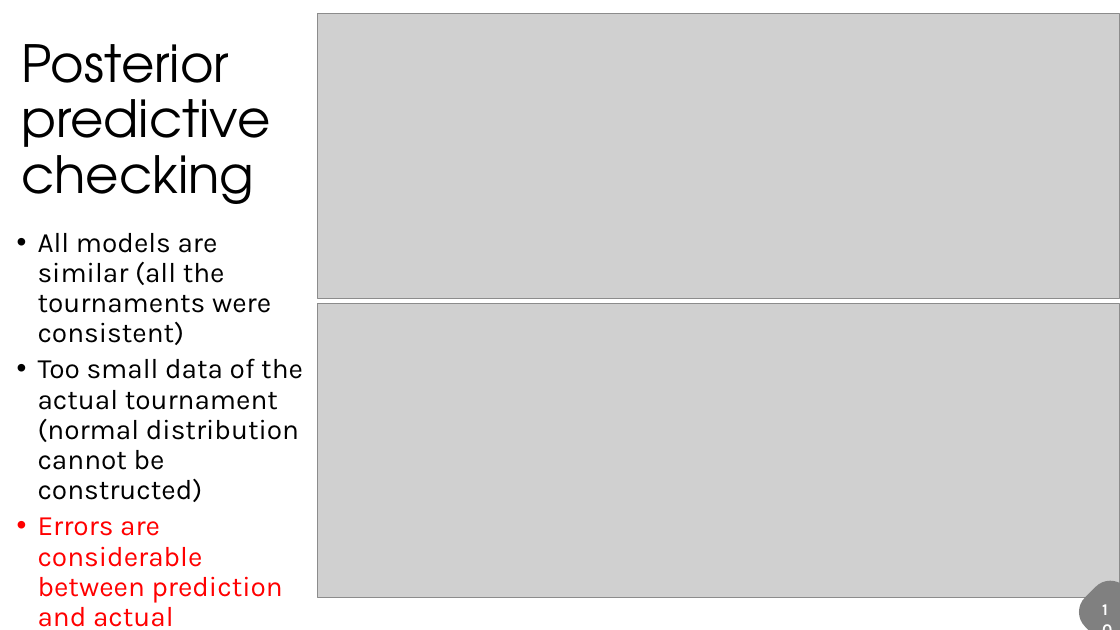
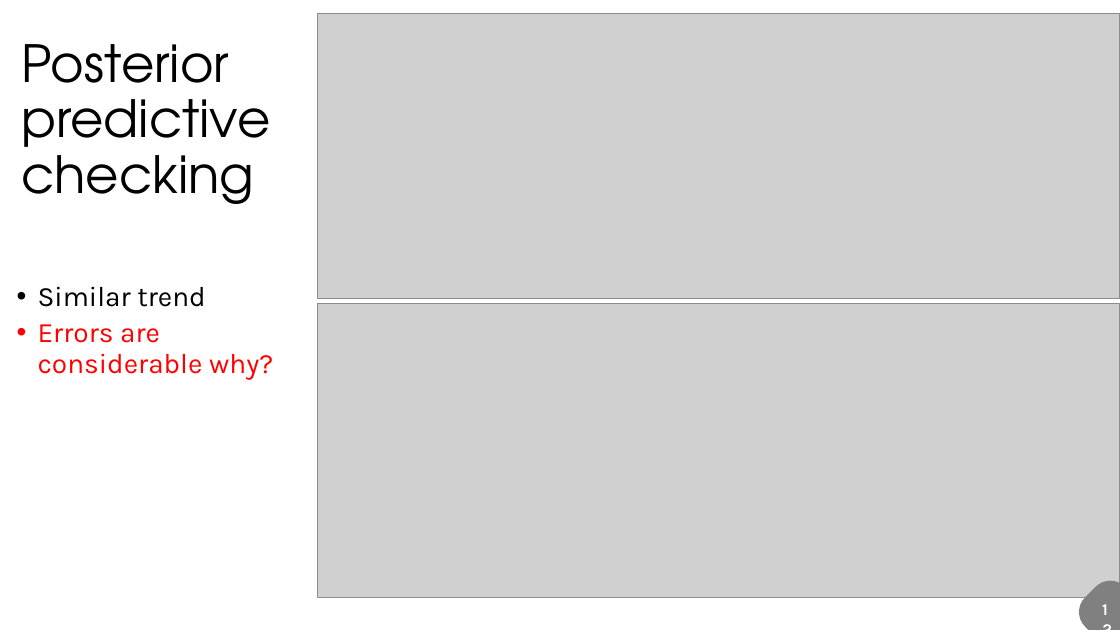
Before and after one commit to fuksi/bda_project_2018, a slide deck: slide 13 of BWF_presentation.pptx (slide 11 before the commit). Drawn at 1120x630 pixels with LibreOffice and Linux fonts; fonts in the diff are those of the drawing; grey boxes stand for pictures. Boxes give left, top, right and bottom in pixels: in the first picture for what was removed or moved away, otherwise in the second. Text is boxed around its words. In the diff, an @@ line names an element or a change of style, - is before the commit and + after.

```diff
--- a/BWF_presentation.pptx
+++ b/BWF_presentation.pptx
@@ text at (38, 286, 273, 379): text changed; text colour #000000 to #FF0000 @@
-  • All models are similar (all the tournaments were consistent)
-  • Too small data of the actual tournament (normal distribution cannot be constructed)
-  • Errors are considerable between prediction and actual distribution ????
+  • Similar trend
+  • Errors are considerable why?
```
Also in this commit, not shown: 11 other slides changed, 2 slides added, 1 other file.
